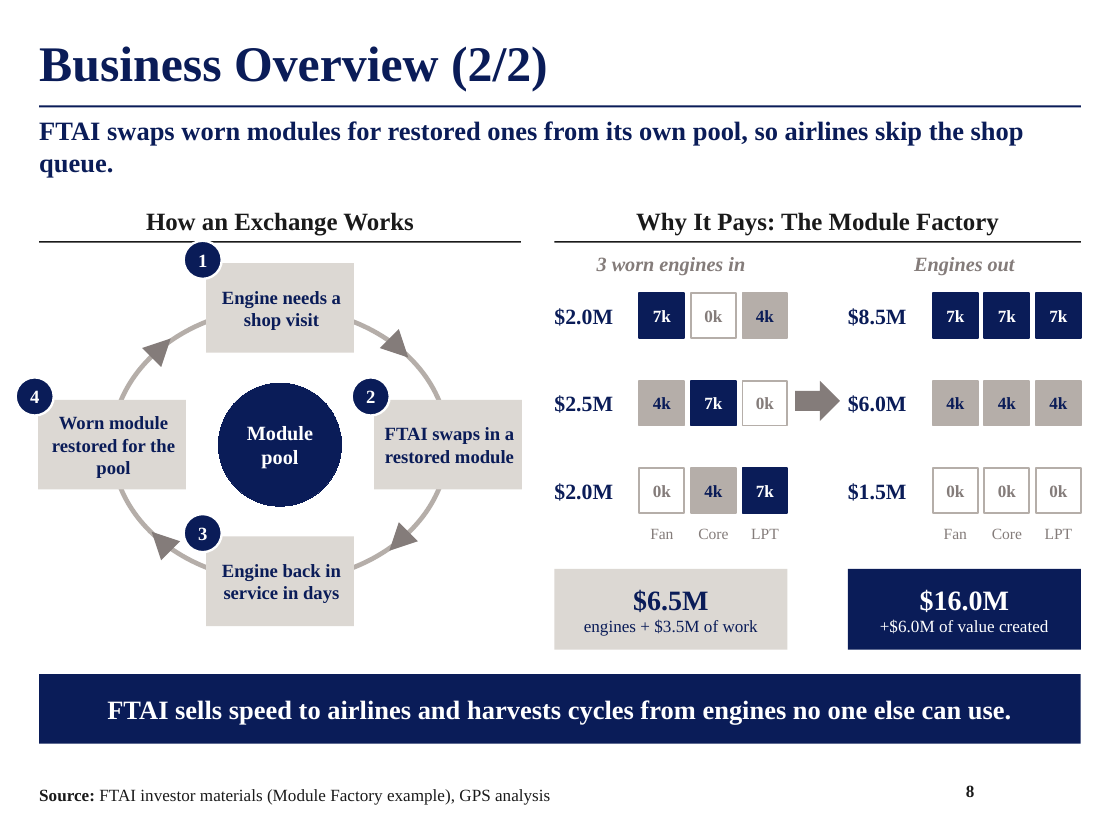
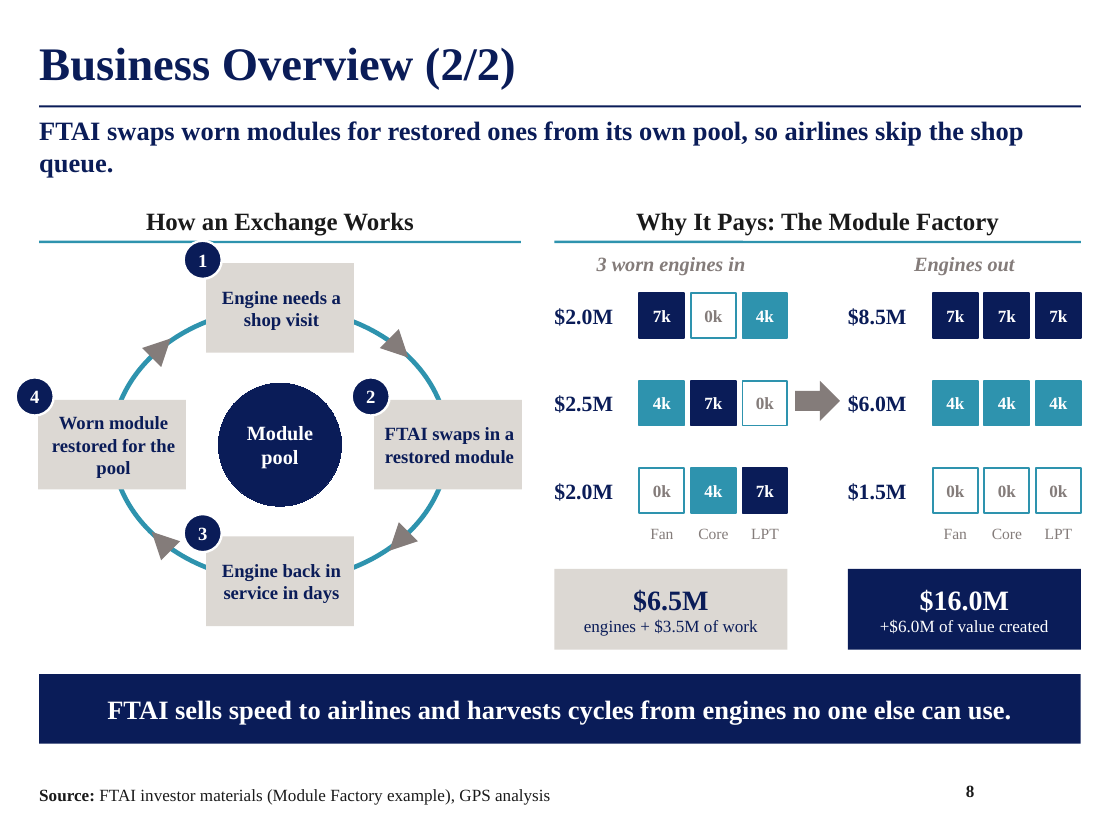
Before and after one commit to maxlsmls-dot/SPOT, a slide deck: slide 8 of deck/FTAI_Long_Pitch.pptx. Drawn at 1120x840 pixels with LibreOffice and Linux fonts; fonts in the diff are those of the drawing; background and template pictures are left out. Boxes give left, top, right and bottom in pixels: in the first picture for what was removed or moved away, otherwise in the second. Text is boxed around its words. In the diff, an @@ line names an element or a change of style, - is before the commit and + after.

```diff
--- a/deck/FTAI_Long_Pitch.pptx
+++ b/deck/FTAI_Long_Pitch.pptx
@@ title "Business Overview (2/2)" at (x1=39, y1=47, x2=516, y2=90): size 32 to 30 pt @@
@@ line (39, 242) - (521, 242): stroke #1A1A1A 1 pt to #2E93AE 1.5 pt @@
@@ line (554, 242) - (1081, 242): stroke #1A1A1A 1 pt to #2E93AE 1.5 pt @@
@@ ellipse at (x1=112, y1=308, x2=448, y2=581): outline #B5AEA9 3 pt to #2E93AE 3 pt @@
@@ text colour #0A1C58 to #FFFFFF; fill #B5AEA9 to #2E93AE; outline #B5AEA9 1.25 pt to #2E93AE 1.25 pt in 6 elements at (x1=743, y1=293, x2=787, y2=338), (x1=640, y1=381, x2=684, y2=426), (x1=691, y1=468, x2=736, y2=513), (x1=933, y1=381, x2=978, y2=426), (x1=984, y1=381, x2=1029, y2=426), (x1=1036, y1=381, x2=1081, y2=426) @@
@@ outline #B5AEA9 1.25 pt to #2E93AE 1.25 pt in 6 elements at (x1=691, y1=293, x2=736, y2=338), (x1=743, y1=381, x2=787, y2=426), (x1=640, y1=468, x2=684, y2=513), (x1=933, y1=468, x2=978, y2=513), (x1=984, y1=468, x2=1029, y2=513), (x1=1036, y1=468, x2=1081, y2=513) @@
```
Also in this commit, not shown: 34 other slides changed, 2 other files.
